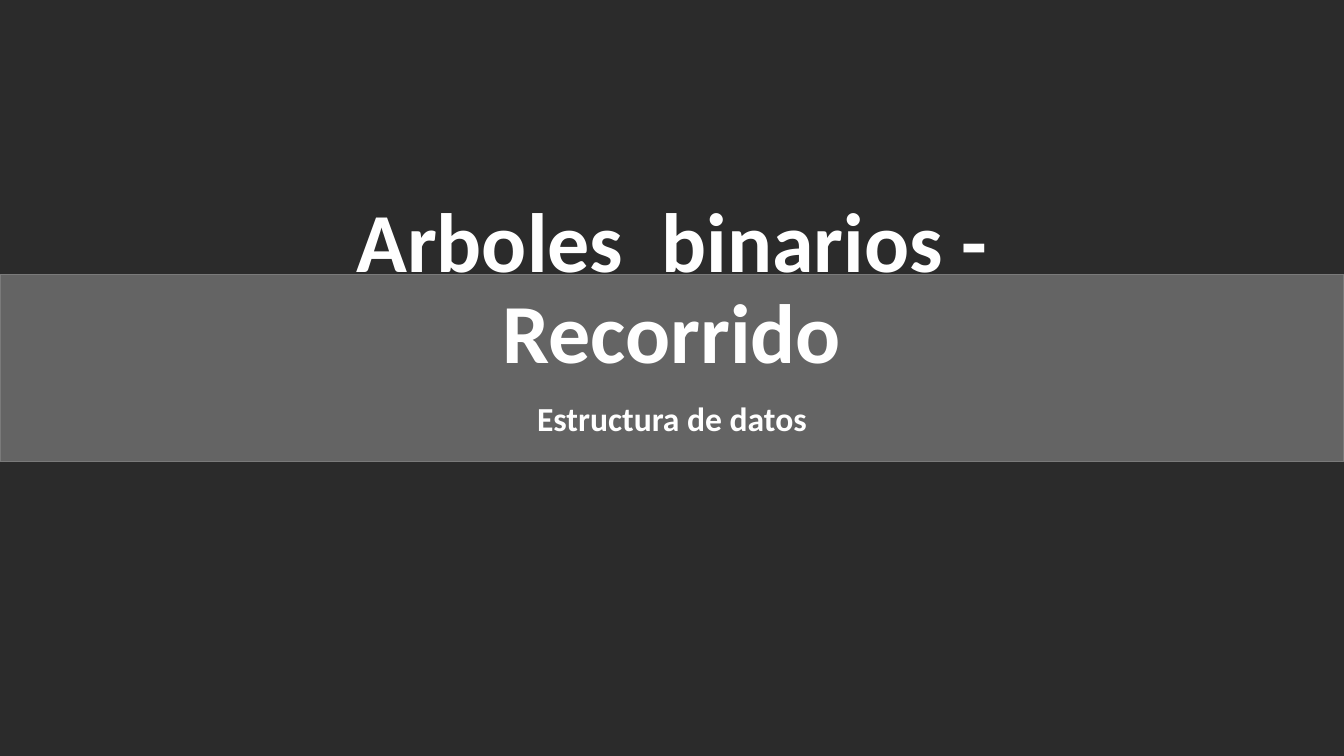
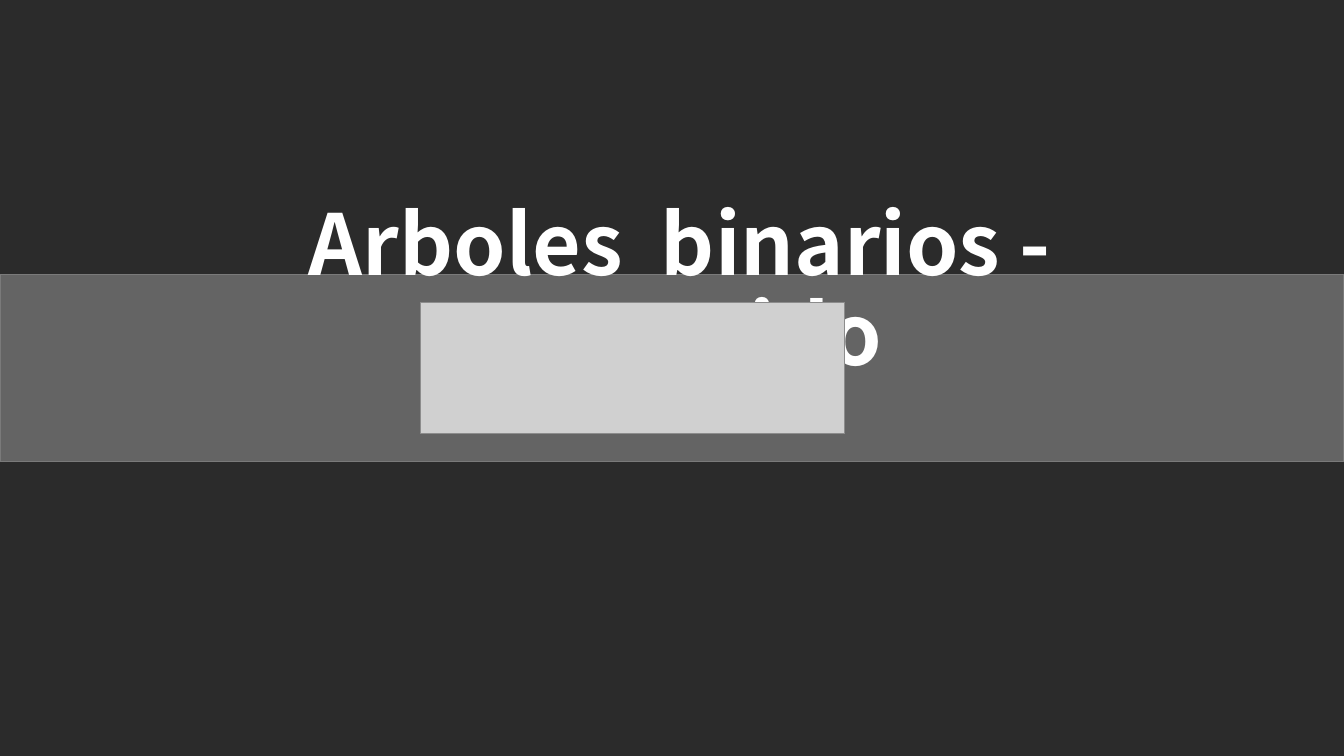
Before and after one commit to jcontrolresearch/DataStructure, a slide deck: slide 1 of Documents/[4]Arboles_binarios-Recorrido.pptx. Drawn at 1344x756 pixels with LibreOffice and Linux fonts; fonts in the diff are those of the drawing; grey boxes stand for pictures; background and template pictures are left out; a plain dark background stands for a picture behind light text. Boxes give left, top, right and bottom in pixels: in the first picture for what was removed or moved away, otherwise in the second. Text is boxed around its words. In the diff, an @@ line names an element or a change of style, - is before the commit and + after.

```diff
--- a/Documents/[4]Arboles_binarios-Recorrido.pptx
+++ b/Documents/[4]Arboles_binarios-Recorrido.pptx
@@ title "Arboles binarios - Recorrido" at (x1=309, y1=207, x2=1000, y2=386): font Calibri to Noto Sans CJK SC @@
@@ title "Arboles binarios - Recorrido" moved from (x1=356, y1=213, x2=943, y2=364) to (x1=309, y1=207, x2=1000, y2=386) @@
@@ picture added at (x1=420, y1=302, x2=845, y2=434) @@
@@ subtitle "Estructura de datos" at (x1=511, y1=433, x2=833, y2=440): font Calibri to Noto Sans CJK SC @@
```
Also in this commit, not shown: 3 slides added, 1 slide removed, 3 other files.
